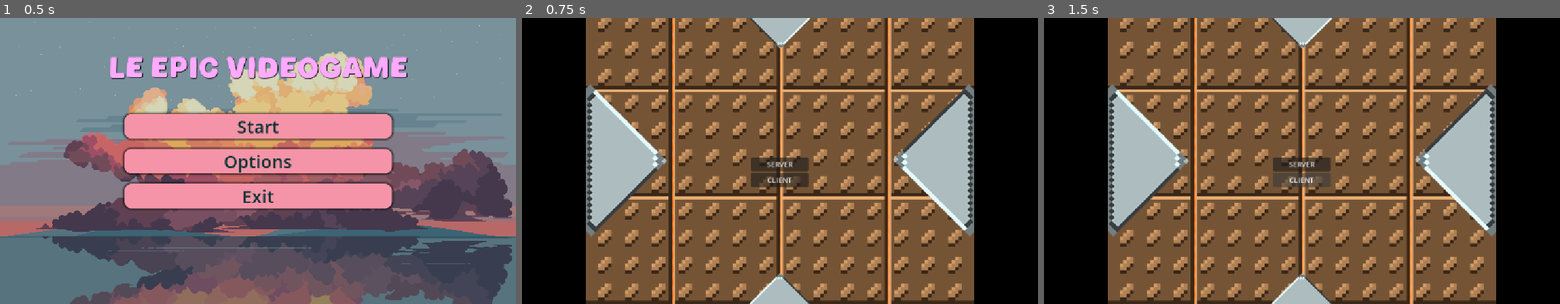
Above: before the commit, frames 1-3 (left to right).
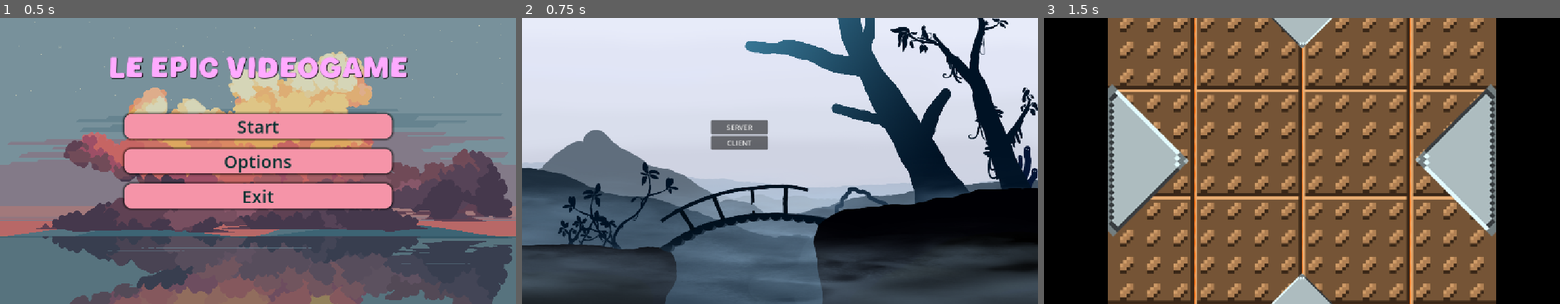
Above: after the commit, the same moments.

Repository: OskarSJ1337/GodotGame
Game: Godot game, scene res://scenes/menus/main_menu.tscn
Two runs of this game, one before a commit and one after it. Both use one fixed random seed, a clock stepped at 60 frames per second and the inputs below. The engine's default icon, where the game draws it, is replaced by a stand-in: a white triangle on a blue panel in a dark square.
Inputs:
- Up to frame 1 (0.5 s): no input
- Up to frame 2 (0.75 s): click "Start" at 0.5 s
- Up to frame 3 (1.5 s): click "CLIENT" at 1.25 s

Frame 1 is identical in both runs. In frame 2, 97% of the frame differs, in the area x 0-100%, y 0-100%; in frame 3, 1.0%.

Commit message:
Trying to make a Lobby scene

Diff:
--- a/main_menu.tscn
+++ b/main_menu.tscn
@@ -130,5 +130,7 @@
 vertical_alignment = 1
 
 [node name="Parallax2D" type="Parallax2D" parent="." unique_id=1028995399]
+visible = false
 
 [node name="Sprite2D" type="Sprite2D" parent="Parallax2D" unique_id=1963641197]
+visible = false
--- a/project.godot
+++ b/project.godot
@@ -22,7 +22,6 @@
 [display]
 
 window/size/viewport_height=640
-window/size/mode=2
 window/stretch/mode="canvas_items"
 window/stretch/aspect="expand"
 
--- /dev/null
+++ b/scenes/menus/Lobby.tscn
@@ -0,0 +1,18 @@
+[gd_scene format=3 uid="uid://2l50c7tpjslu"]
+
+[ext_resource type="Texture2D" uid="uid://bkytgp82yslea" path="res://Assets/placeholders/Foggy mountains.png" id="1_la43x"]
+[ext_resource type="PackedScene" uid="uid://bihlbfdikk86r" path="res://scenes/other/high_level_ui.tscn" id="2_ddb6n"]
+
+[node name="Lobby" type="Node2D" unique_id=1287752945]
+
+[node name="Sprite2D" type="Sprite2D" parent="." unique_id=1269347824]
+position = Vector2(575.88885, 323.62503)
+scale = Vector2(0.6030092, 0.6030093)
+texture = ExtResource("1_la43x")
+
+[node name="HighLevelUI" parent="." unique_id=660858735 instance=ExtResource("2_ddb6n")]
+offset_left = 422.0
+offset_top = 229.0
+offset_right = 463.0
+offset_bottom = 250.0
+size_flags_horizontal = 4
--- a/scenes/menus/main_menu.tscn
+++ b/scenes/menus/main_menu.tscn
@@ -3,7 +3,7 @@
 [ext_resource type="Texture2D" uid="uid://8txdqjq37y3p" path="res://Assets/backgrounds/Ocean5.png" id="1_7vrkn"]
 [ext_resource type="Script" uid="uid://c23dd5hnmlfnk" path="res://scripts/systems/changeScene.gd" id="2_2o76q"]
 [ext_resource type="FontFile" uid="uid://dm0tf83ellxd4" path="res://Assets/fonts/Boring Time.otf" id="2_fu7sn"]
-[ext_resource type="PackedScene" uid="uid://cuc4bpm1rhvax" path="res://scenes/battle/game.tscn" id="3_6bivr"]
+[ext_resource type="PackedScene" uid="uid://2l50c7tpjslu" path="res://scenes/menus/Lobby.tscn" id="3_glbon"]
 
 [sub_resource type="StyleBoxTexture" id="StyleBoxTexture_0q8dx"]
 texture = ExtResource("1_7vrkn")
@@ -85,7 +85,7 @@
 theme_override_styles/hover_pressed = SubResource("StyleBoxFlat_jix8l")
 text = "Start"
 script = ExtResource("2_2o76q")
-next_scene = ExtResource("3_6bivr")
+next_scene = ExtResource("3_glbon")
 
 [node name="Options" type="Button" parent="VBoxContainer" unique_id=1379401584]
 layout_mode = 2
--- a/scenes/other/high_level_ui.tscn
+++ b/scenes/other/high_level_ui.tscn
@@ -1,6 +1,8 @@
 [gd_scene format=3 uid="uid://bihlbfdikk86r"]
 
 [ext_resource type="Script" uid="uid://r0khr250rm8e" path="res://scripts/systems/high_level_ui.gd" id="1_0aeln"]
+[ext_resource type="Script" uid="uid://c23dd5hnmlfnk" path="res://scripts/systems/changeScene.gd" id="2_vceky"]
+[ext_resource type="PackedScene" uid="uid://cuc4bpm1rhvax" path="res://scenes/battle/game.tscn" id="3_ojm4c"]
 
 [node name="HighLevelUI" type="Control" unique_id=660858735]
 layout_mode = 3
@@ -19,10 +21,14 @@
 [node name="Server" type="Button" parent="VBoxContainer" unique_id=698027648]
 layout_mode = 2
 text = "SERVER"
+script = ExtResource("2_vceky")
+next_scene = ExtResource("3_ojm4c")
 
 [node name="Client" type="Button" parent="VBoxContainer" unique_id=1115081677]
 layout_mode = 2
 text = "CLIENT"
+script = ExtResource("2_vceky")
+next_scene = ExtResource("3_ojm4c")
 
 [connection signal="pressed" from="VBoxContainer/Server" to="." method="_on_server_pressed"]
 [connection signal="pressed" from="VBoxContainer/Client" to="." method="_on_client_pressed"]
Binary file added: Assets/placeholders/Foggy mountains.png
Not shown, added: Assets/placeholders/Foggy mountains.png.import
